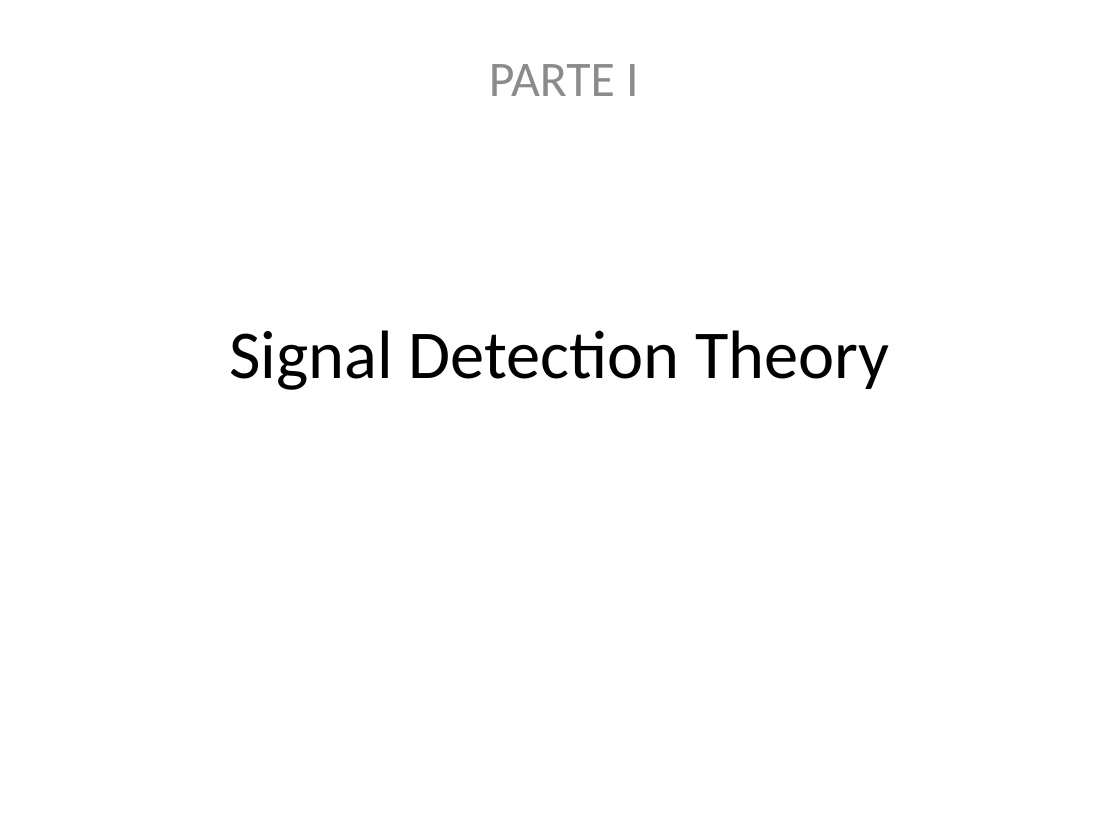
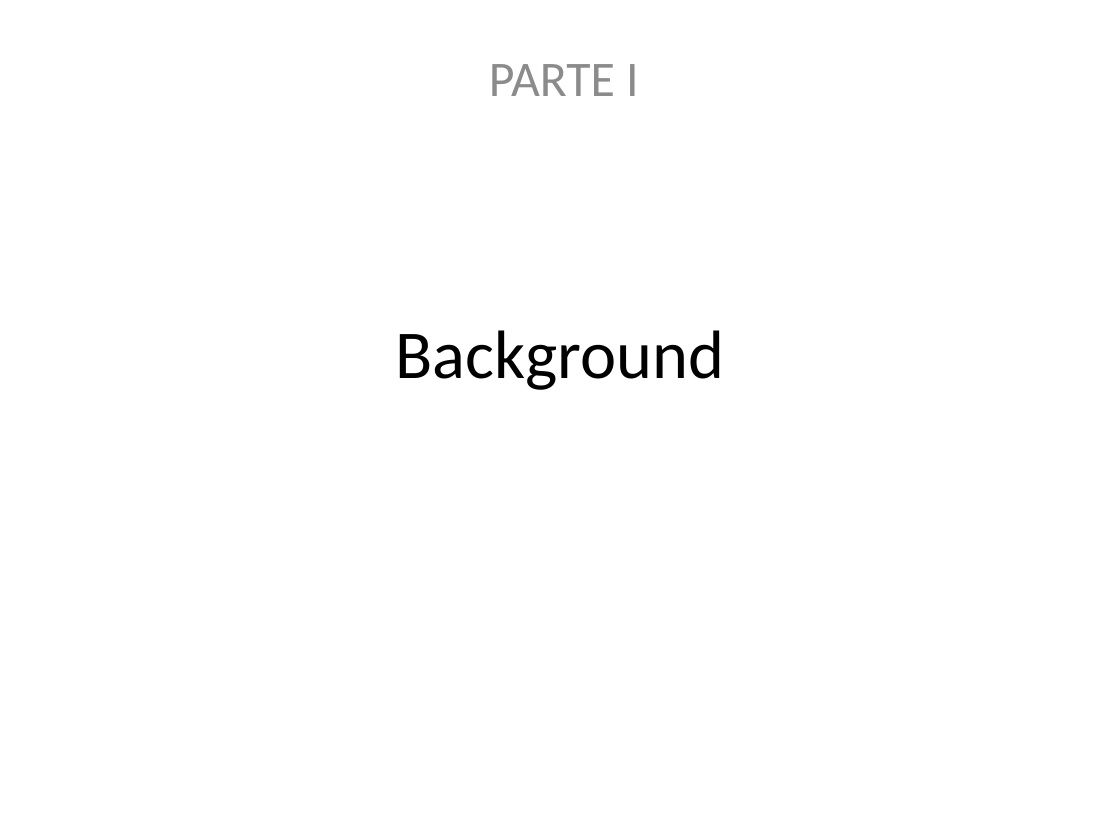
Before and after one commit to Adrifelcha/Adrifelcha, a slide deck: slide 3 of Tesis/Presentaciones/Seminario_Maden_.pptx. Drawn at 1120x840 pixels with LibreOffice and Linux fonts; fonts in the diff are those of the drawing. Boxes give left, top, right and bottom in pixels: in the first picture for what was removed or moved away, otherwise in the second. Text is boxed around its words. In the diff, an @@ line names an element or a change of style, - is before the commit and + after.

```diff
--- a/Tesis/Presentaciones/Seminario_Maden_.pptx
+++ b/Tesis/Presentaciones/Seminario_Maden_.pptx
@@ title at [395,330,724,390]: text changed @@
-Signal Detection Theory
+Background
```
Also in this commit, not shown: 12 other slides changed, 5 slides added, 21 slides removed, 1 other file.
